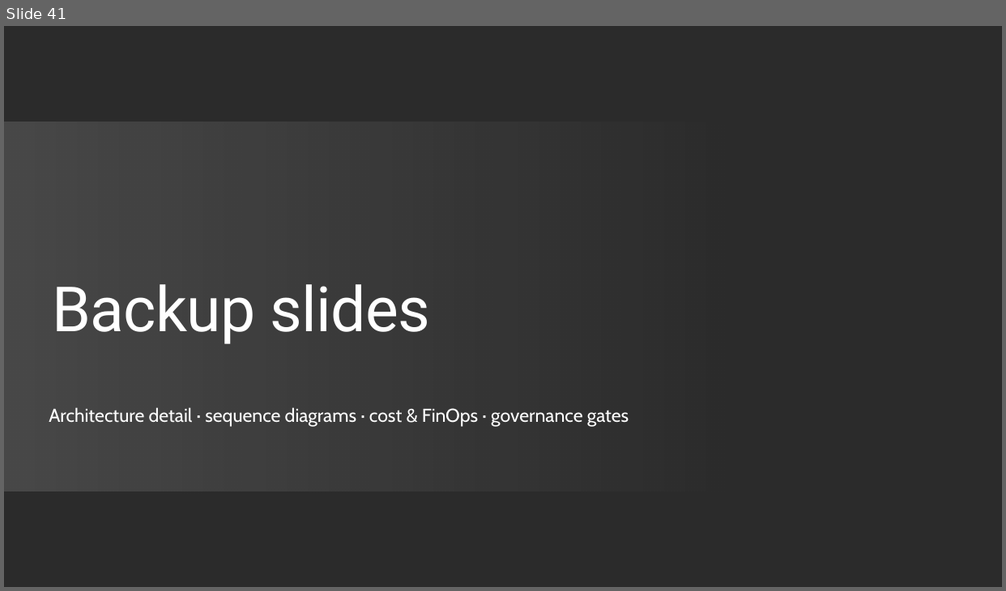
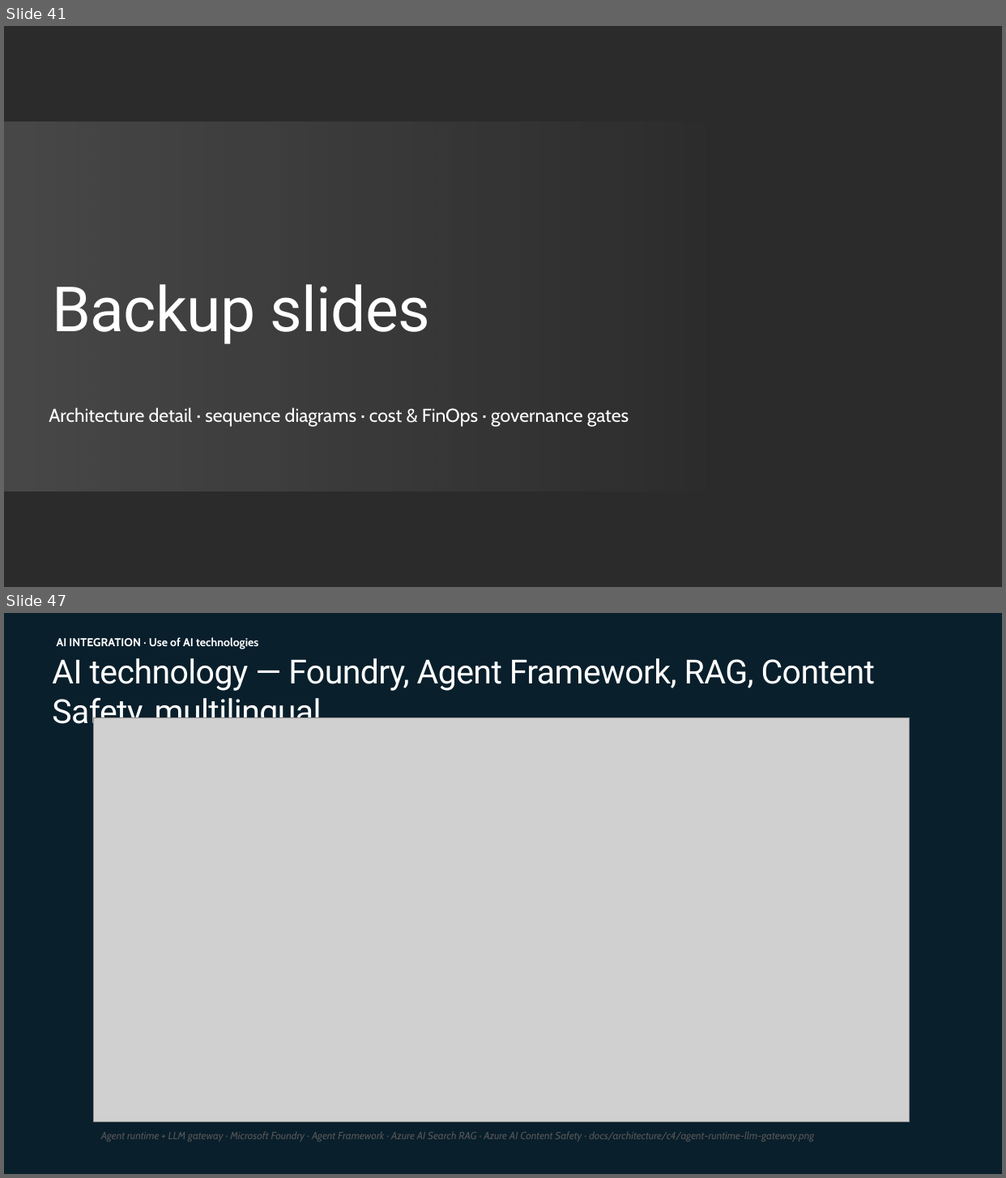
Before and after one commit to johnbilliris/ama, a slide deck: docs/ama-presentation/AMA_Capstone_Disaster_Response_Hub.pptx. Shown one above the other, each under a label of ours: slide 41 before the commit, slides 41 and 47 after it; the slides between them are not shown. The pictures are 1006x591 and 1006x1178 pixels, drawn with LibreOffice and Linux fonts; fonts in the diff are those of the drawing; grey boxes stand for pictures; background and template pictures are left out; a plain dark background stands for a picture behind light text. Boxes give left, top, right and bottom in pixels: in the first picture for what was removed or moved away, otherwise in the second. Text is boxed around its words. In the diff, an @@ line names an element or a change of style, - is before the commit and + after.

```diff
--- a/docs/ama-presentation/AMA_Capstone_Disaster_Response_Hub.pptx
+++ b/docs/ama-presentation/AMA_Capstone_Disaster_Response_Hub.pptx
@@ slide 47 added at [4, 613, 1002, 1174], background #091F2C @@
@@ title added at [52, 658, 875, 732], 32 pt, text #FFFFFF @@
+AI technology — Foundry, Agent Framework, RAG, Content Safety, multilingual
@@ text added at [57, 637, 258, 649], 11 pt, text #FFFFFF, bold @@
+AI INTEGRATION · Use of AI technologies
@@ picture added at [94, 717, 910, 1122] @@
@@ text added at [101, 1131, 814, 1142], 10 pt, text #555555, italic @@
+Agent runtime + LLM gateway · Microsoft Foundry · Agent Framework · Azure AI Search RAG · Azure AI Content Safety · docs/architecture/c4/agent-runtime-llm-gateway.png
```
Also in this commit, not shown: 13 other slides added, 6 other files.
